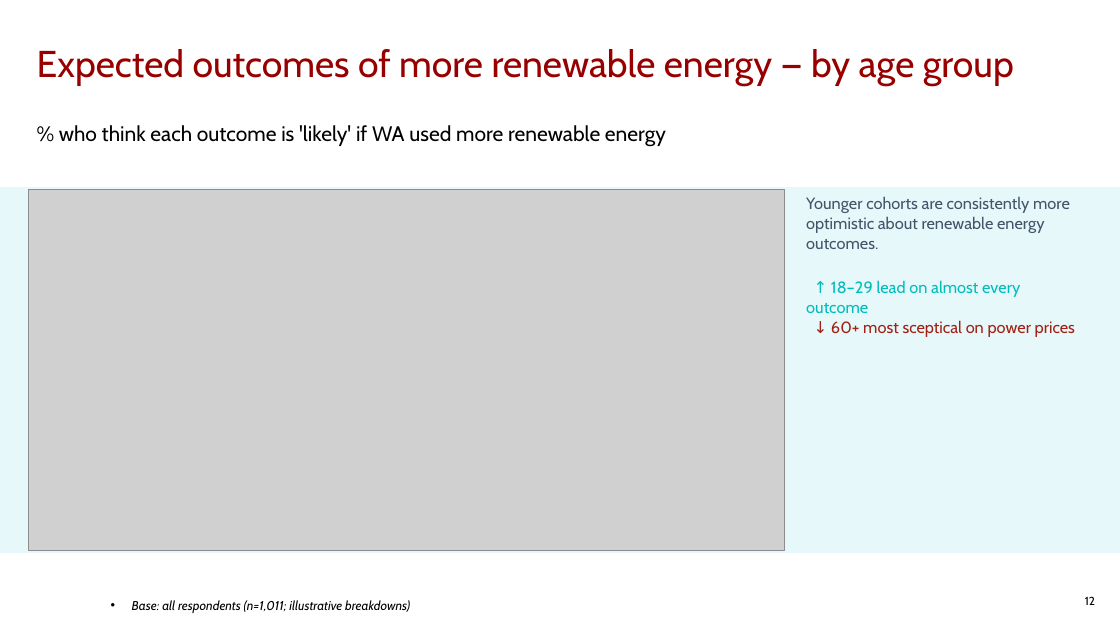
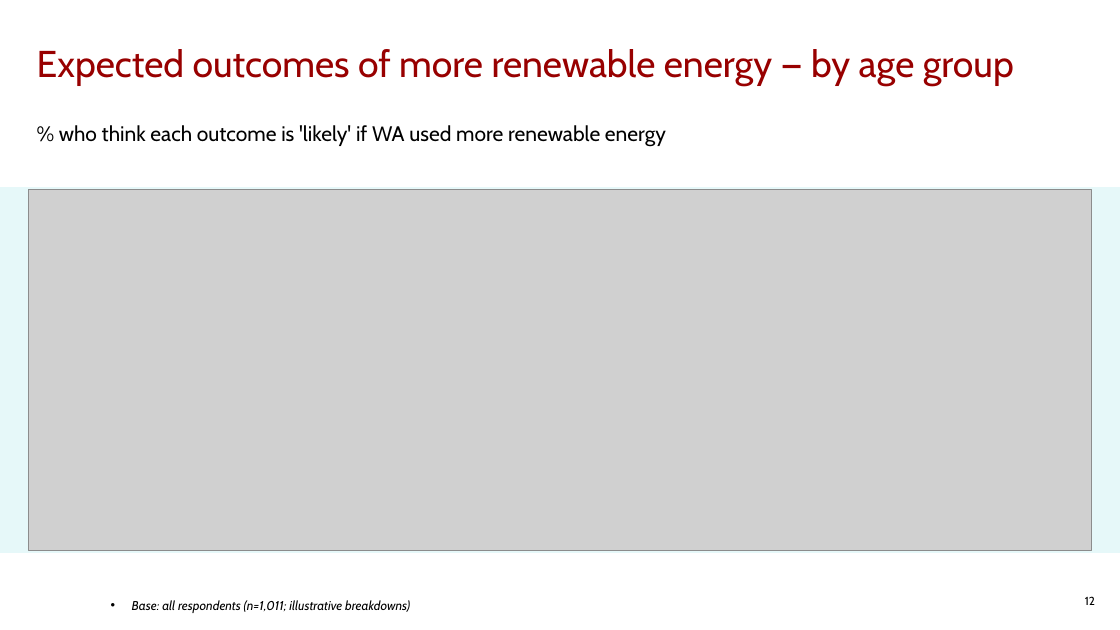
Before and after one commit to ThomasB4242/Test-1, a slide deck: slide 12 of sample_data/wa_energy_output.pptx. Drawn at 1120x630 pixels with LibreOffice and Linux fonts; fonts in the diff are those of the drawing; grey boxes stand for pictures; background and template pictures are left out. Boxes give left, top, right and bottom in pixels: in the first picture for what was removed or moved away, otherwise in the second. Text is boxed around its words. In the diff, an @@ line names an element or a change of style, - is before the commit and + after.

```diff
--- a/sample_data/wa_energy_output.pptx
+++ b/sample_data/wa_energy_output.pptx
@@ picture: place and size @@
-picture at (29,189,785,550)
+picture at (29,189,1091,550)
@@ text removed at (806,197,1075,337) @@
-Younger cohorts are consistently more
-optimistic about renewable energy outcomes.
-↑ 18–29 lead on almost every outcome
-↓ 60+ most sceptical on power prices
```
Also in this commit, not shown: 4 other files.
